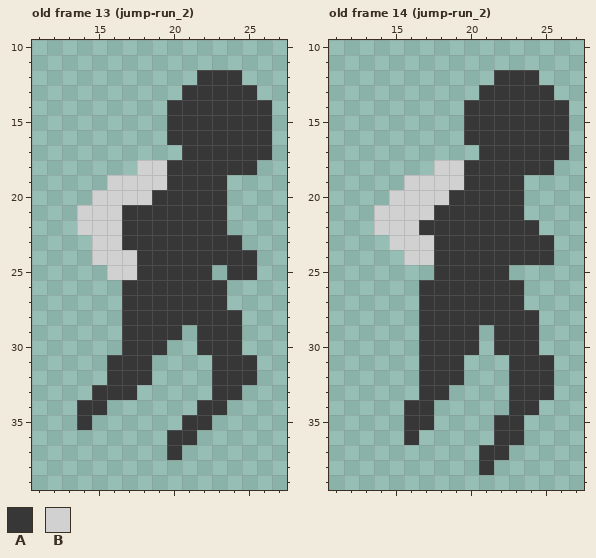
A pixel-art file gets an edit: aseprite/thaumaturge2.aseprite. The picture above is the old version.
40x40 pixels, 62 frames. Colours within 5 levels of each other are drawn and written as one. Shown: old frame 13 (jump-run_2): x 11..27, y 10..39; old frame 14 (jump-run_2): x 11..27, y 10..39. The commit also changed other frames, which this record leaves out.
Palette (. is transparent): A #373737  B #d1d1d1
Pixels before, old frame 13 (jump-run_2), first column x 14:
12 ........AAA..
13 .......AAAAA.
14 ......AAAAAAA
15 ......AAAAAAA
16 ......AAAAAAA
17 .......AAAAAA
18 ....BBAAAAAA.
19 ..BBBBAAAA...
20 .BBBBAAAAA...
21 BBBAAAAAAA...
22 BBBAAAAAAA...
23 .BBAAAAAAAA..
24 .BBBAAAAAAAA.
25 ..BBAAAAA.AA.
26 ...AAAAAAA...
27 ...AAAAAAA...
28 ...AAAAAAAA..
29 ...AAAA.AAA..
30 ...AAA..AAA..
31 ..AAA....AAA.
32 ..AAA....AAA.
33 .AAA.....AA..
34 AA......AA...
35 A......AA....
36 ......AA.....
37 ......A......
Pixels before, old frame 14 (jump-run_2), first column x 14:
12 ........AAA..
13 .......AAAAA.
14 ......AAAAAAA
15 ......AAAAAAA
16 ......AAAAAAA
17 .......AAAAAA
18 ....BBAAAAAA.
19 ..BBBBAAAA...
20 .BBBBAAAAA...
21 BBBBAAAAAA...
22 BBBAAAAAAAA..
23 .BBBAAAAAAAA.
24 ..BBAAAAAAAA.
25 ....AAAAA....
26 ...AAAAAAA...
27 ...AAAAAAA...
28 ...AAAAAAAA..
29 ...AAAA.AAA..
30 ...AAAA.AAA..
31 ...AAA...AAA.
32 ...AAA...AAA.
33 ...AA....AAA.
34 ..AA.....AA..
35 ..AA....AA...
36 ..A.....AA...
37 .......AA....
38 .......A.....
After the commit:
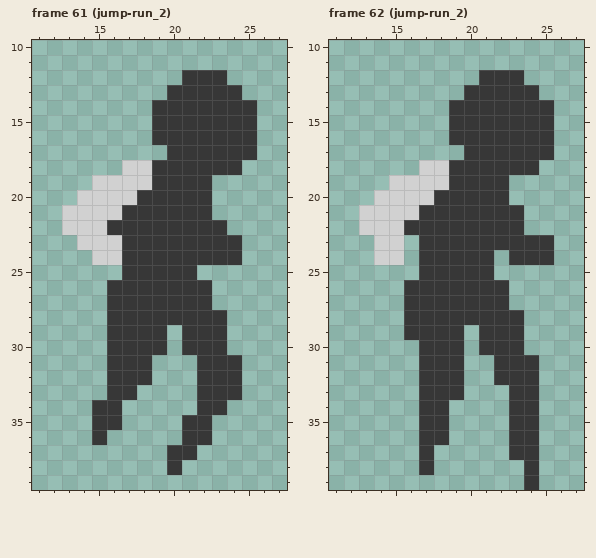
A new or re-ordered frame is compared with the old frame closest to it.
Difference:
frames 62 -> 63
Frame 61 (jump-run_2) is new; against old frame 13 (jump-run_2), layer "thaumaturge":
y 12: x 21 . -> A; x 24 A -> .
y 13: x 20 . -> A; x 25 A -> .
y 14..16: x 19 . -> A; x 26 A -> .
y 17: x 20 . -> A; x 26 A -> .
y 18: x 17 . -> B; x 19 B -> A; x 25 A -> .
y 19: x 15 . -> B; x 19 B -> A; x 23 A -> .
y 20: x 14 . -> B; x 18 B -> A; x 23 A -> .
y 21: x 13 . -> B; x 23 A -> .
y 22: x 13 . -> B; x 16 B -> A
y 23: x 14 . -> B
y 24: x 17 B -> A; x 25 A -> .
y 25: x 16..17 BB -> .A; x 22 A -> .; x 24..25 AA -> ..
y 26..27: x 16 . -> A; x 23 A -> .
y 28: x 16 . -> A; x 24 A -> .
y 29: x 16 . -> A; x 20..21 A. -> .A; x 24 A -> .
y 30: x 16 . -> A; x 21 . -> A; x 24 A -> .
y 31..32: x 22 . -> A; x 25 A -> .
y 33: x 15 A -> .; x 22 . -> A
y 34: x 14 A -> .; x 16 . -> A
y 35: x 14..16 A.. -> .AA
y 36: x 15 . -> A; x 20 A -> .; x 22 . -> A
y 37: x 21 . -> A
y 38: x 20 . -> A
Frame 62 (jump-run_2) is new; against old frame 14 (jump-run_2), layer "thaumaturge":
y 12: x 21 . -> A; x 24 A -> .
y 13: x 20 . -> A; x 25 A -> .
y 14..16: x 19 . -> A; x 26 A -> .
y 17: x 20 . -> A; x 26 A -> .
y 18: x 17 . -> B; x 19 B -> A; x 25 A -> .
y 19: x 15 . -> B; x 19 B -> A; x 23 A -> .
y 20: x 14 . -> B; x 18 B -> A; x 23 A -> .
y 21: x 13 . -> B; x 17 B -> A
y 22: x 13 . -> B; x 16 B -> A; x 24 A -> .
y 23: x 14 . -> B; x 16..17 BB -> .A
y 24: x 14..17 ..BB -> BB.A; x 22 A -> .
y 25: x 17 . -> A; x 22 A -> .
y 26..27: x 16 . -> A; x 23 A -> .
y 28: x 16 . -> A; x 24 A -> .
y 29: x 16 . -> A; x 20..21 A. -> .A; x 24 A -> .
y 30: x 20..21 A. -> .A; x 24 A -> .
y 31..32: x 22 . -> A; x 25 A -> .
y 33: x 19 . -> A; x 25 A -> .
y 34: x 16 A -> .; x 18 . -> A
y 35: x 16 A -> .; x 18 . -> A; x 22 A -> .; x 24 . -> A
y 36: x 16..18 A.. -> .AA; x 22 A -> .; x 24 . -> A
y 37: x 17 . -> A; x 21..24 AA.. -> ..AA
y 38: x 17 . -> A; x 21 A -> .; x 24 . -> A
y 39: x 24 . -> A
